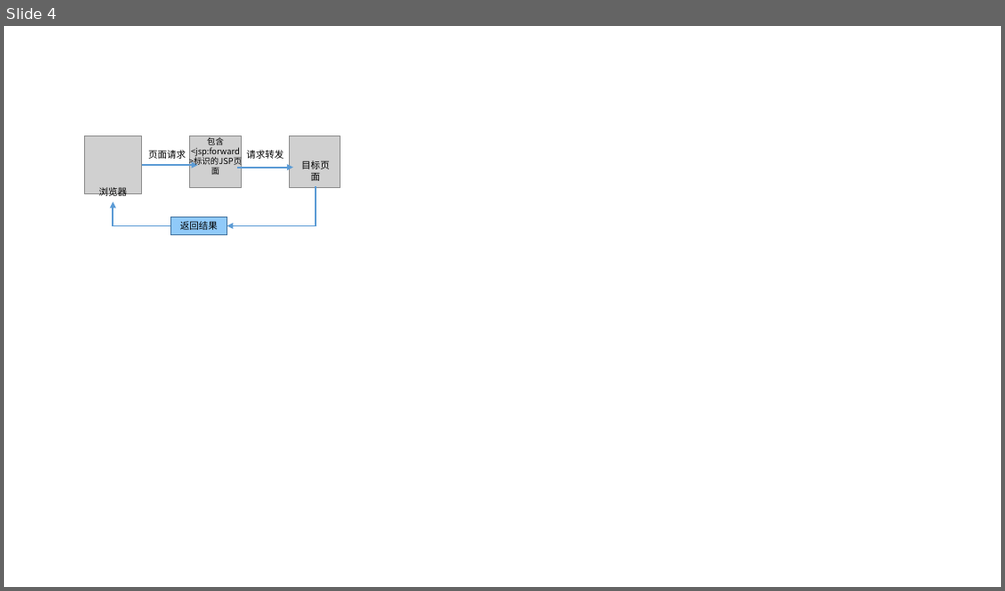
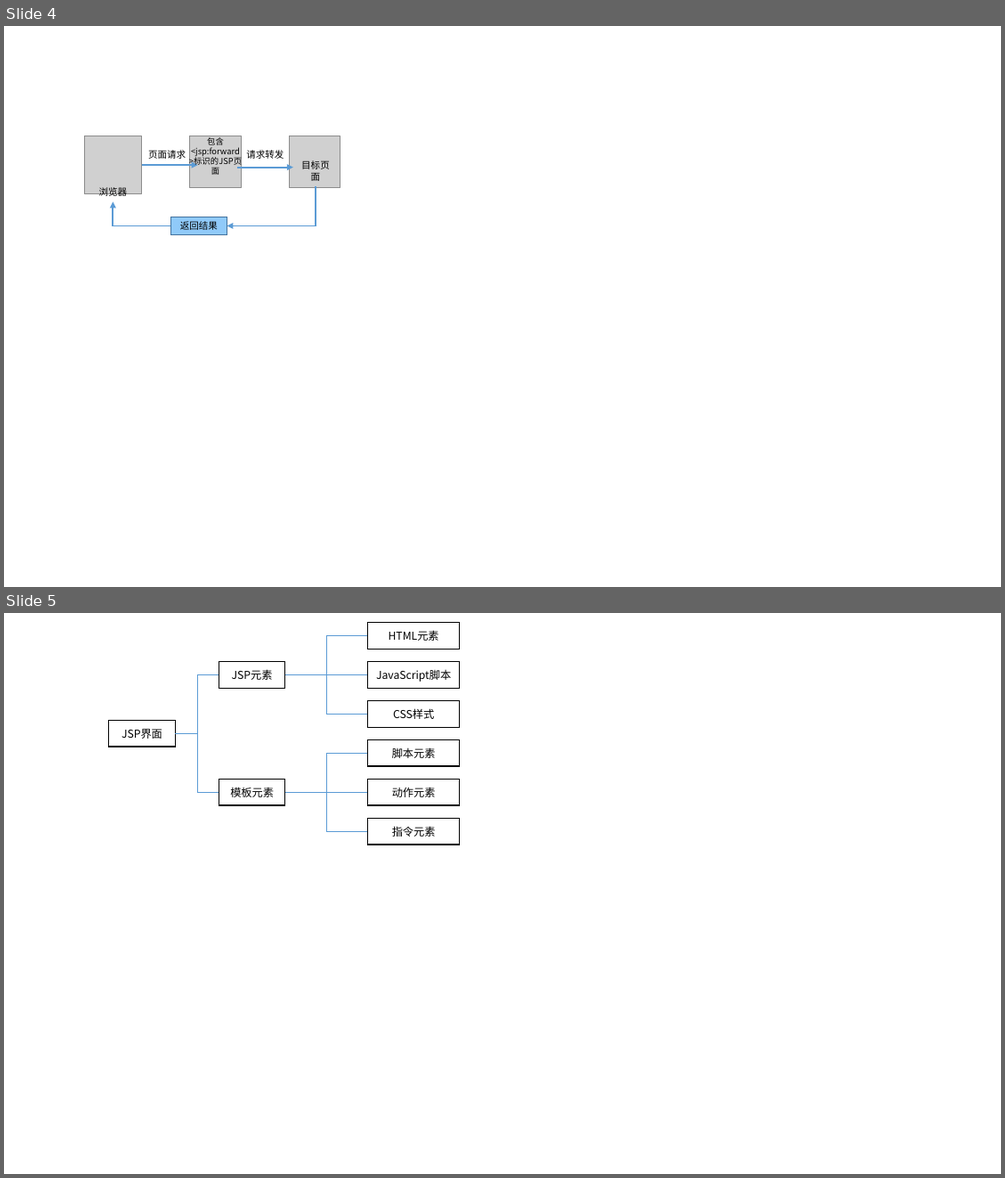
Before and after one commit to YuqiaoWang/JavaWebLearning, a slide deck: Note/component.pptx. Shown one above the other, each under a label of ours: slide 4 before the commit, slides 4 and 5 after it. The pictures are 1005x591 and 1005x1178 pixels, drawn with LibreOffice and Linux fonts; fonts in the diff are those of the drawing; grey boxes stand for pictures. Boxes give left, top, right and bottom in pixels: in the first picture for what was removed or moved away, otherwise in the second. Text is boxed around its words. In the diff, an @@ line names an element or a change of style, - is before the commit and + after.

```diff
--- a/Note/component.pptx
+++ b/Note/component.pptx
@@ slide 5 added at bbox=[4, 613, 1001, 1174], background #FFFFFF @@
@@ group added at bbox=[109, 623, 460, 844]: 9 rectangles, 6 elbow lines, 2 lines @@
+JSP界面
+JSP元素
+模板元素
+HTML元素
+JavaScript脚本
+CSS样式
+脚本元素
+动作元素
+指令元素
```
Also in this commit, not shown: 1 other slide added, 9 other files.
